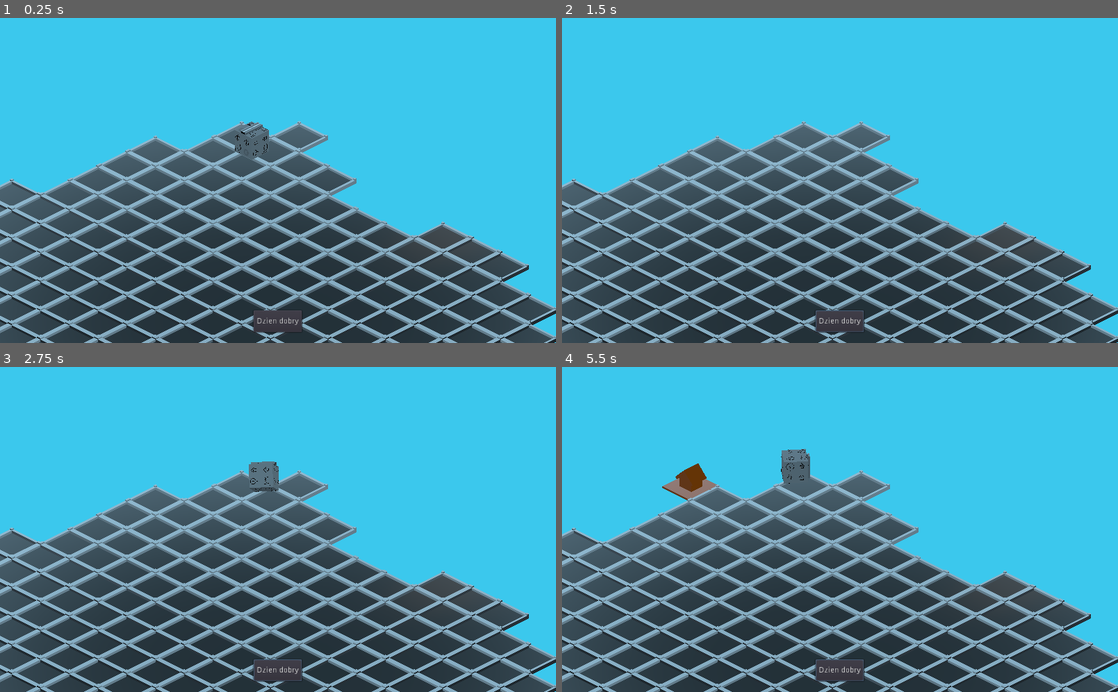
Above: before the commit, frames 1-4 (two rows, left to right).
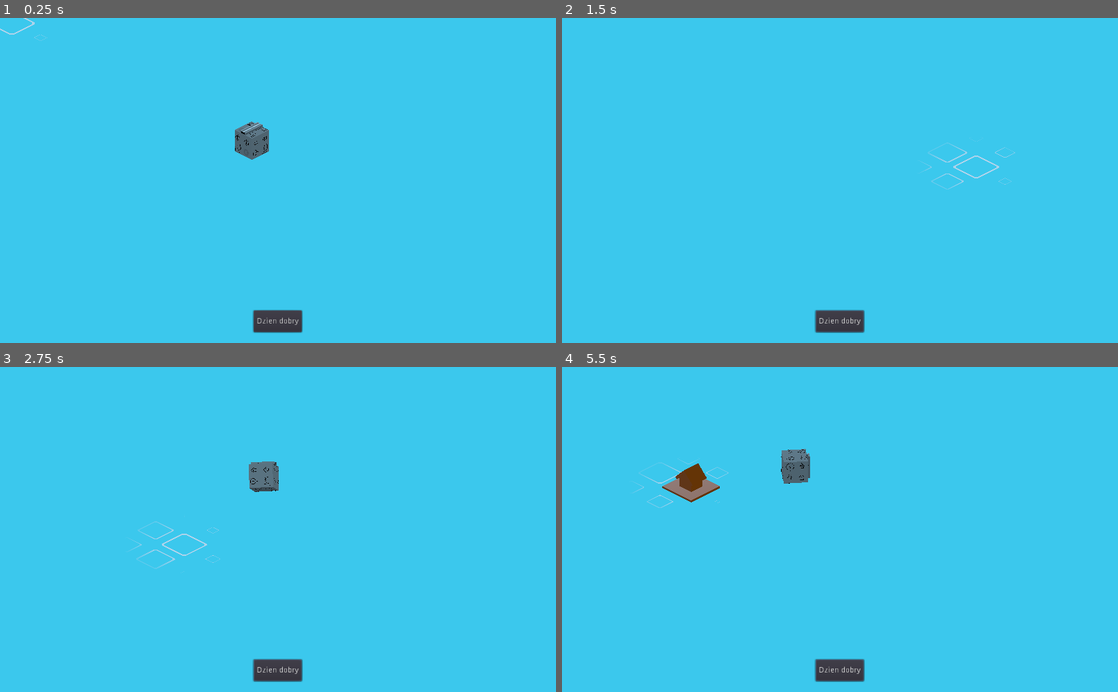
Above: after the commit, the same moments.

Repository: RudyMis/roll-the-dice
Game: Godot game, scene res://scenes/grid.tscn
Two runs of this game, one before a commit and one after it. Both use one fixed random seed, a clock stepped at 60 frames per second and the inputs below. The project has no main scene, so this scene is started directly.
Inputs (mouse positions are in pixels of both pictures, inside the frame that each line leads up to):
- Up to frame 1 (0.25 s): no input
- Up to frame 2 (1.5 s): click "Dzien dobry" at 0.5 s; move the mouse to (962, 164) at 1.27 s; press the mouse at (962, 164) at 1.28 s; hold Right (right) from 1.28 s (still down)
- Up to frame 3 (2.75 s): move the mouse to (166, 545) at 2.02 s; release Right (right) at 2.03 s; release the mouse at (166, 545) at 2.03 s; hold Left (left) from 2.03 s (still down); right-click (166, 545) at 2.1 s
- Up to frame 4 (5.5 s): move the mouse to (895, 458) at 2.77 s; release Left (left) at 2.78 s; press the mouse at (895, 458) at 2.78 s; hold Right (right) 2.78-4.28 s; move the mouse to (812, 594) at 3.52 s; release the mouse at (812, 594) at 3.53 s; right-click (812, 594) at 3.6 s; click (812, 594) at 3.67 s; move the mouse to (1006, 578) at 4.27 s; press the mouse at (1006, 578) at 4.28 s; hold Left (left) from 4.28 s (still down); move the mouse to (673, 480) at 5.02 s; release the mouse at (673, 480) at 5.03 s; right-click (673, 480) at 5.1 s

The runs differ from the first frame. In frame 1, 47% of the frame differs, in the area x 0-100%, y 0-100%; in frame 2, 47%, in the area x 0-100%, y 31-100%; in frame 3, 47%; in frame 4, 47%.

Commit message:
Minor fixes

Diff:
--- a/scenes/TileAdder.gd
+++ b/scenes/TileAdder.gd
@@ -6,7 +6,7 @@
 var current_tile = null
 var last_pos = Vector3(0, 0, 0)
 
-onready var camera = $Camera
+onready var camera = get_viewport().get_camera()
 onready var tween = $Tween
 
 func _ready():
--- a/scenes/grid.tscn
+++ b/scenes/grid.tscn
@@ -1,10 +1,12 @@
-[gd_scene load_steps=8 format=2]
+[gd_scene load_steps=10 format=2]
 
 [ext_resource path="res://scenes/grid_placeholder.tres" type="ArrayMesh" id=1]
 [ext_resource path="res://scenes/dice/dice.tscn" type="PackedScene" id=2]
 [ext_resource path="res://scenes/camera.tscn" type="PackedScene" id=3]
 [ext_resource path="res://scenes/TileAdder.gd" type="Script" id=4]
 [ext_resource path="res://scenes/DiceGuard.tscn" type="PackedScene" id=6]
+[ext_resource path="res://scenes/nice_grid.tscn" type="PackedScene" id=7]
+[ext_resource path="res://scenes/nice_grid.gd" type="Script" id=8]
 
 [sub_resource type="MeshLibrary" id=1]
 item/0/name = ""
@@ -21,6 +23,7 @@
 
 [node name="GridMap" type="GridMap" parent="."]
 transform = Transform( 0.5, 0, 0, 0, 0.5, 0, 0, 0, 0.5, 0.5, -0.25, 0.5 )
+visible = false
 mesh_library = SubResource( 1 )
 cell_size = Vector3( 2, 1, 2 )
 data = {
@@ -55,4 +58,10 @@
 
 [node name="Tween" type="Tween" parent="."]
 
+[node name="nice_grid" parent="." instance=ExtResource( 7 )]
+transform = Transform( 0.5, 0, 0, 0, 0.5, 0, 0, 0, 0.5, 0, 0, 0 )
+script = ExtResource( 8 )
+
+[node name="Tween" type="Tween" parent="nice_grid"]
+
 [connection signal="rolled" from="DiceGuard" to="." method="_on_roll"]
--- a/scenes/grid2.tscn
+++ b/scenes/grid2.tscn
@@ -65,7 +65,6 @@
 
 [node name="TileAdder" type="Spatial" parent="."]
 script = ExtResource( 1 )
-current_tile = "tree"
 
 [node name="dice" parent="." instance=ExtResource( 6 )]
 transform = Transform( 1, 0, 0, 0, 1, 0, 0, 0, 1, -5.23287, 1.47664, -3.58451 )
